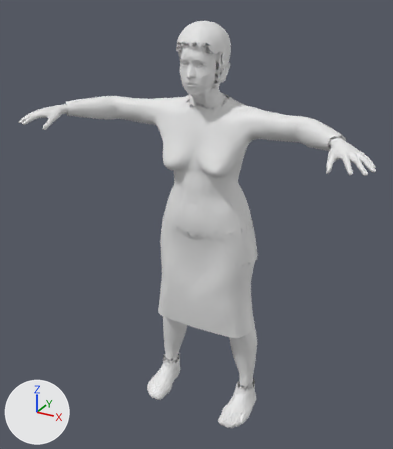
Two versions of the FBX model unity/Assets/Resources/Characters/f_old_skirt_bun.fbx, one commit apart.
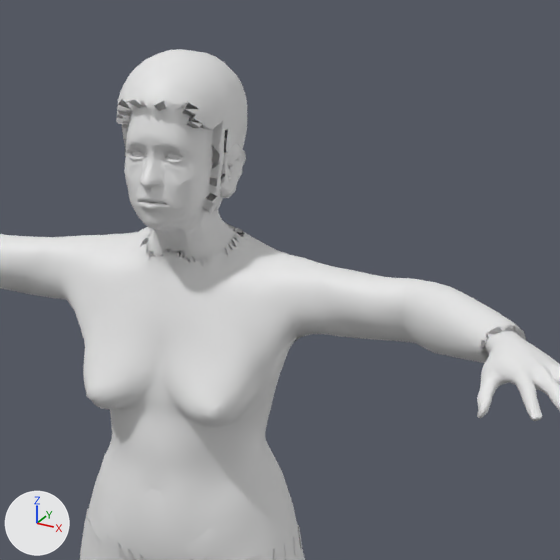
The first picture shows the older version from a 50 mm camera at (0.865, -1.693, 1.595) aimed at (-0.011, -0.1, 0.798). The close-ups show the older and then the newer version on the part from 33% to 92% of the width and 0% to 52% of the height of that picture. Only the edits that show in the close-ups are written down. Arrows for +X, +Y and +Z are at lower left; the lights stay in place. Objects named as collision shapes, trigger or cutter boxes, shadow casters or lower levels of detail are left out. Vertices at exactly the same position are counted once.

The first close-up shows 'Body_LOD0'.
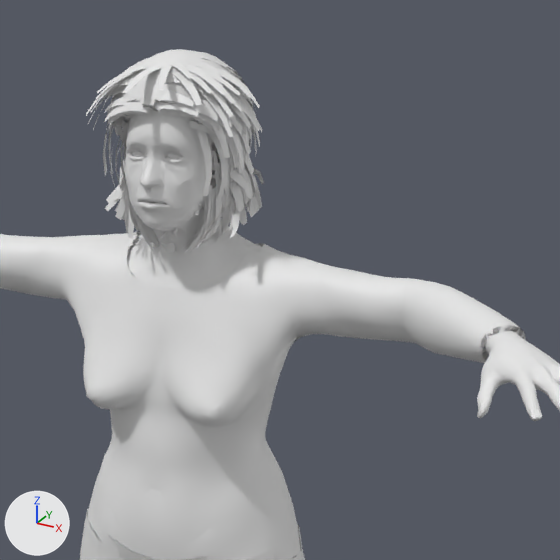
Patch to the scene script:
```diff
--- a/unity/Assets/Resources/Characters/f_old_skirt_bun.fbx.py
+++ b/unity/Assets/Resources/Characters/f_old_skirt_bun.fbx.py
@@ mat_haircards @@
+mat_haircards = principled_material('haircards')
+mat_haircards.base_color = (0.8, 0.8, 0.8)  # white #e7e7e7
@@ me_body_lod0 @@
 # used by ob_body_lod0; location = (0.0, 0.0, 0.0)
-me_body_lod0.from_pydata(...)  # 9425 vertices, 18625 faces; spans x -0.62..0.62, y -0.34..0.09, z -0.01..1.49
+me_body_lod0.from_pydata(...)  # 16312 vertices, 23991 faces; spans x -0.62..0.62, y -0.34..0.09, z -0.01..1.49
+# me_body_lod0 part 1: 52 vertices moved within x -0.09..0.11, y -0.15..0.01, z 1.2..1.41; 161 vertices removed from x -0.08..0.09, y -0.15..0.01, z 1.17..1.41; 7086 vertices added at x -0.11..0.12, y -0.2..0.05, z 1.18..1.49
+# me_body_lod0 part 2: 3 vertices moved within x 0.49..0.51, y -0.21..-0.18, z 1.17..1.2; 9 vertices removed from x 0.48..0.5, y -0.21..-0.17, z 1.16..1.2; 3 vertices added at x 0.55..0.6, y -0.33..-0.28, z 1.16
+# other edits to the shape of me_body_lod0 do not show in these pictures
 me_body_lod0.materials.append(mat_skin)
@@ me_body_lod0 @@
 me_body_lod0.materials.append(mat_lashes)
+me_body_lod0.materials.append(mat_haircards)  # white #e7e7e7
```

Pixel boxes (x1, y1, x2, y2) of what changed, in the close-ups (560 x 560 px; the box of a moved part takes in the faces that stretch with it):
part 1 of me_body_lod0, built on: before (117, 106, 271, 310); after (86, 53, 271, 304)
part 2 of me_body_lod0, moved or reshaped: before (481, 326, 526, 360); after (519, 328, 526, 405)
